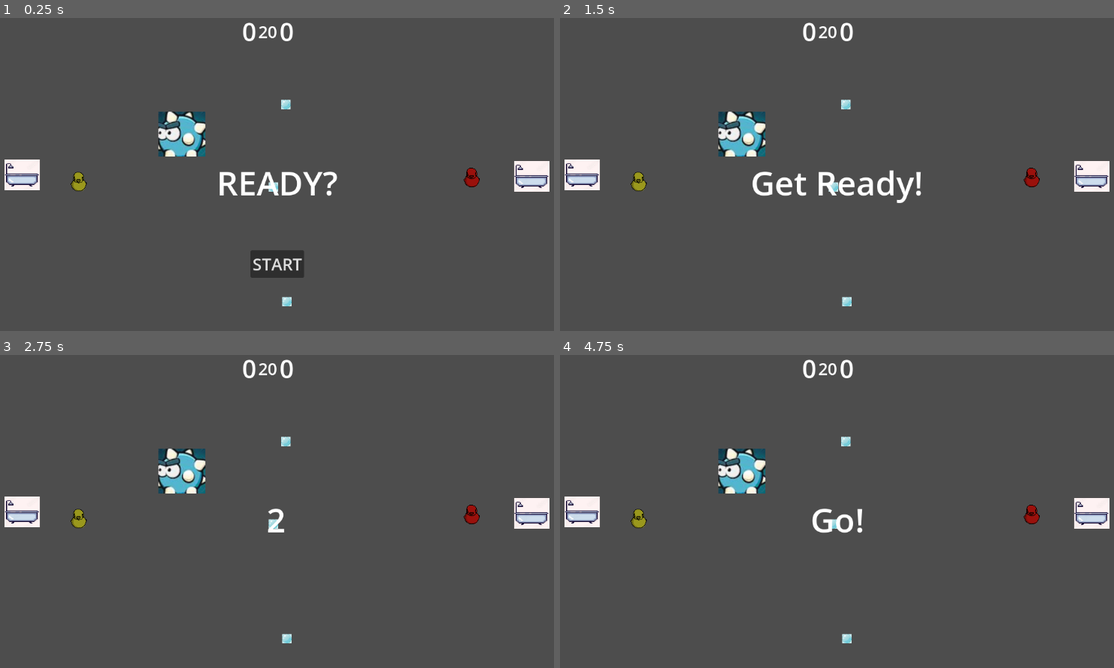
Above: before the commit, frames 1-4 (two rows, left to right).
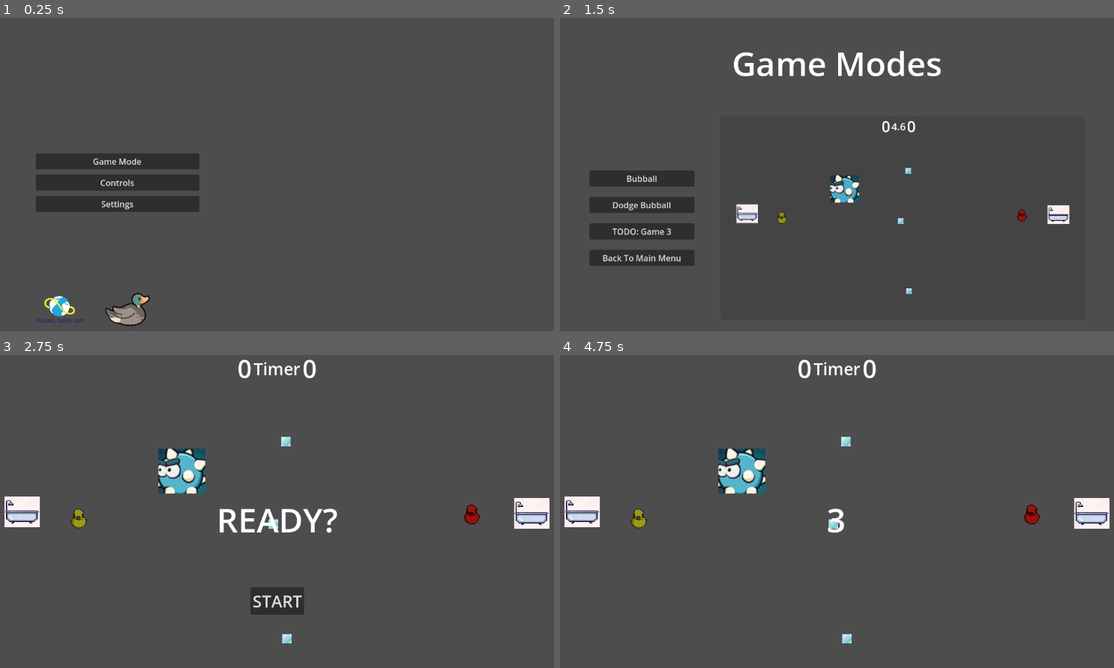
Above: after the commit, the same moments.

Repository: pmaitland/GGJ2025
Game: Godot game, scene res://scenes/MainScreen.tscn
Same seed, same stepped clock (60 frames per second), same inputs: the game is played once before the commit and once after it. Before the commit the project starts from res://scenes/bubbal_game.tscn.
Inputs (mouse positions are in pixels of both pictures, inside the frame that each line leads up to):
- Up to frame 1 (0.25 s): no input
- Up to frame 2 (1.5 s): click (837, 265) at 0.5 s, where only the run before the commit has a clickable "START"; click (676, 161) at 1.25 s, where only the run after the commit has a clickable "Game Mode"
- Up to frame 3 (2.75 s): click (83, 514) at 2 s, where only the run after the commit has a clickable "Bubball"
- Up to frame 4 (4.75 s): click (837, 602) at 2.75 s, where only the run after the commit has a clickable "START"; tap Enter at 3.5 s; tap Space at 4.25 s

The runs differ from the first frame. In frame 1, 9.4% of the frame differs, in the area x 0-100%, y 1-99%; in frame 2, 9.8%, in the area x 0-100%, y 1-93%; in frame 3, 2.0%; in frame 4, 0.8%.

Commit message:
music and quakcs

Diff:
--- a/ggj25/project.godot
+++ b/ggj25/project.godot
@@ -11,7 +11,7 @@
 [application]
 
 config/name="GGJ25"
-run/main_scene="res://scenes/bubbal_game.tscn"
+run/main_scene="res://scenes/MainScreen.tscn"
 config/features=PackedStringArray("4.3", "Forward Plus")
 config/icon="res://icon.svg"
 
@@ -21,11 +21,6 @@
 "deadzone": 0.5,
 "events": [Object(InputEventKey,"resource_local_to_scene":false,"resource_name":"","device":-1,"window_id":0,"alt_press …(191 unchanged characters)…
 , Object(InputEventJoypadButton,"resource_local_to_scene":false,"resource_name":"","device":-1,"button_index":1,"pressure":0.0,"pressed":true,"script":null)
-]
-}
-p0_dash={
-"deadzone": 0.5,
-"events": [Object(InputEventKey,"resource_local_to_scene":false,"resource_name":"","device":-1,"window_id":0,"alt_pressed":false,"shift_pressed":false,"ctrl_pressed":false,"meta_pressed":false,"pressed":false,"keycode":0,"physical_keycode":4194325,"key_label":0,"unicode":0,"location":0,"echo":false,"script":null)
 ]
 }
 p0_move_left={
@@ -77,3 +72,8 @@
 "events": [Object(InputEventKey,"resource_local_to_scene":false,"resource_name":"","device":-1,"window_id":0,"alt_press …(195 unchanged characters)…
 ]
 }
+p0_dash={
+"deadzone": 0.5,
+"events": [Object(InputEventKey,"resource_local_to_scene":false,"resource_name":"","device":-1,"window_id":0,"alt_pressed":false,"shift_pressed":false,"ctrl_pressed":false,"meta_pressed":false,"pressed":false,"keycode":0,"physical_keycode":4194325,"key_label":0,"unicode":0,"location":0,"echo":false,"script":null)
+]
+}
--- a/ggj25/scenes/bubbal_game.tscn
+++ b/ggj25/scenes/bubbal_game.tscn
@@ -1,18 +1,19 @@
-[gd_scene load_steps=8 format=3 uid="uid://bxcpb31qgji08"]
+[gd_scene load_steps=9 format=3 uid="uid://bxcpb31qgji08"]
 
 [ext_resource type="PackedScene" uid="uid://bnfisykkl2cb6" path="res://scenes/duck.tscn" id="1_40w4y"]
-[ext_resource type="Script" path="res://scripts/bubball.gd" id="1_pxbye"]
-[ext_resource type="PackedScene" uid="uid://c1jn5x64l5q8v" path="res://scenes/bubble.tscn" id="2_lkvlj"]
-[ext_resource type="PackedScene" uid="uid://bioxevgxmkxd5" path="res://scenes/Goal.tscn" id="4_mjrpk"]
-[ext_resource type="PackedScene" uid="uid://c6wg2fhghhum0" path="res://scenes/HUD.tscn" id="5_jgjwp"]
-[ext_resource type="PackedScene" uid="uid://uw7eanu26b61" path="res://scenes/Obstacle.tscn" id="6_lll7i"]
+[ext_resource type="Script" path="res://scripts/level.gd" id="1_b032h"]
+[ext_resource type="PackedScene" uid="uid://b4ddp6kgcmth5" path="res://scenes/bubble.tscn" id="2_lkvlj"]
+[ext_resource type="PackedScene" uid="uid://boymnx5a08bl2" path="res://scenes/Goal.tscn" id="4_mjrpk"]
+[ext_resource type="PackedScene" uid="uid://cbjq3nsk4i6ox" path="res://scenes/HUD.tscn" id="5_jgjwp"]
+[ext_resource type="PackedScene" uid="uid://cfr8l7jr3ux3b" path="res://scenes/Obstacle.tscn" id="6_lll7i"]
+[ext_resource type="AudioStream" uid="uid://ob8hhxoeng52" path="res://sounds/bathtime.wav" id="7_u18ih"]
 
 [sub_resource type="WorldBoundaryShape2D" id="WorldBoundaryShape2D_u41tq"]
 distance = 30.25
 
-[node name="Bubball Game" type="Node2D"]
+[node name="Node2D" type="Node2D"]
 position = Vector2(101, 59)
-script = ExtResource("1_pxbye")
+script = ExtResource("1_b032h")
 
 [node name="duck1" parent="." instance=ExtResource("1_40w4y")]
 position = Vector2(94, 262)
@@ -20,11 +21,10 @@
 [node name="Bubble" parent="." instance=ExtResource("2_lkvlj")]
 position = Vector2(494, 495)
 
-[node name="LeftGoal" parent="." instance=ExtResource("4_mjrpk")]
+[node name="Goal2" parent="." instance=ExtResource("4_mjrpk")]
 position = Vector2(-15, 251)
-team_id = 1
 
-[node name="RightGoal" parent="." instance=ExtResource("4_mjrpk")]
+[node name="Goal" parent="." instance=ExtResource("4_mjrpk")]
 position = Vector2(965, 254)
 
 [node name="Bubble2" parent="." instance=ExtResource("2_lkvlj")]
@@ -78,10 +78,8 @@
 [node name="Obstacle" parent="." instance=ExtResource("6_lll7i")]
 position = Vector2(293, 172)
 
-[node name="GameTimer" type="Timer" parent="."]
-one_shot = true
+[node name="AudioStreamPlayer" type="AudioStreamPlayer" parent="."]
+stream = ExtResource("7_u18ih")
+volume_db = -10.0
 
-[connection signal="bubble_collected" from="LeftGoal" to="." method="_on_left_goal_bubble_collected"]
-[connection signal="bubble_collected" from="RightGoal" to="." method="_on_right_goal_bubble_collected"]
-[connection signal="start_game" from="Hud" to="." method="_on_hud_start_game"]
-[connection signal="timeout" from="GameTimer" to="." method="_on_game_timer_timeout"]
+[connection signal="start_game" from="Hud" to="." method="new_game"]
--- a/ggj25/scenes/duck.tscn
+++ b/ggj25/scenes/duck.tscn
@@ -9,6 +9,7 @@
 [ext_resource type="Texture2D" uid="uid://cmhbsoomv3njq" path="res://sprites/duck/duck5.png" id="7_5b0ea"]
 [ext_resource type="Texture2D" uid="uid://ce74cy1ntjssf" path="res://sprites/duck/duck6.png" id="8_x2q5v"]
 [ext_resource type="Texture2D" uid="uid://dnm4jxswn1ya4" path="res://sprites/duck/duck7.png" id="9_0sns0"]
+[ext_resource type="AudioStream" uid="uid://doxtltyi27w0n" path="res://sounds/quack.wav" id="10_qaxuo"]
 
 [sub_resource type="CircleShape2D" id="CircleShape2D_yihvp"]
 
@@ -40,5 +41,8 @@
 [node name="DashCooldown" type="Timer" parent="."]
 one_shot = true
 
+[node name="AudioStreamPlayer" type="AudioStreamPlayer" parent="."]
+stream = ExtResource("10_qaxuo")
+
 [connection signal="timeout" from="DashTimer" to="." method="_on_dash_timer_timeout"]
 [connection signal="timeout" from="DashCooldown" to="." method="_on_dash_cooldown_timeout"]
--- a/ggj25/scripts/duck.gd
+++ b/ggj25/scripts/duck.gd
@@ -5,6 +5,7 @@
 @onready var sprite: Sprite2D = $Sprite2D
 @onready var dash_timer: Timer = $DashTimer
 @onready var dash_cooldown: Timer = $DashCooldown
+@onready var audio_stream_player: AudioStreamPlayer = $AudioStreamPlayer
 
 @export var sprites: Array[Texture2D]
 @export var player_id: int = 0
@@ -93,6 +94,8 @@
 		dash_available = false
 		dash_timer.start(DASH_DURATION)
 		dash_cooldown.start(DASH_COOLDOWN)
+		audio_stream_player.pitch_scale = 1 + randf_range(0, 0.25)
+		audio_stream_player.play()
 
 
 func get_input_direction():
--- a/ggj25/scripts/hud.gd
+++ b/ggj25/scripts/hud.gd
@@ -5,6 +5,7 @@
 @onready var left_score: Label = $HBoxContainer/LeftScore
 @onready var right_score: Label = $HBoxContainer/RightScore
 @onready var game_timer: Label = $HBoxContainer/Timer
+@onready var audio_stream_player: AudioStreamPlayer = $"../AudioStreamPlayer"
 
 # Notifies `Main` node that the button has been pressed
 signal start_game
@@ -27,6 +28,7 @@
 	hide_message()
 	hide_start_button()
 	start_game.emit()
+	audio_stream_player.play()
 
 func hide_message() -> void:
 	countdown_message.hide()
Not shown: 1 places in ggj25/scenes/BubbalManager.tscn that only renumber resources
Not shown: 1 places in ggj25/scenes/Goal.tscn that only renumber resources
Not shown: 1 places in ggj25/scenes/HUD.tscn that only renumber resources
Not shown: 1 places in ggj25/scenes/MainScreen.tscn that only renumber resources
Not shown: 1 places in ggj25/scenes/Obstacle.tscn that only renumber resources
Not shown: 1 places in ggj25/scenes/bubble.tscn that only renumber resources
Not shown: 1 places in ggj25/scenes/duck.tscn that only renumber resources
Not shown: 1 places in ggj25/scenes/noel_level.tscn that only renumber resources
